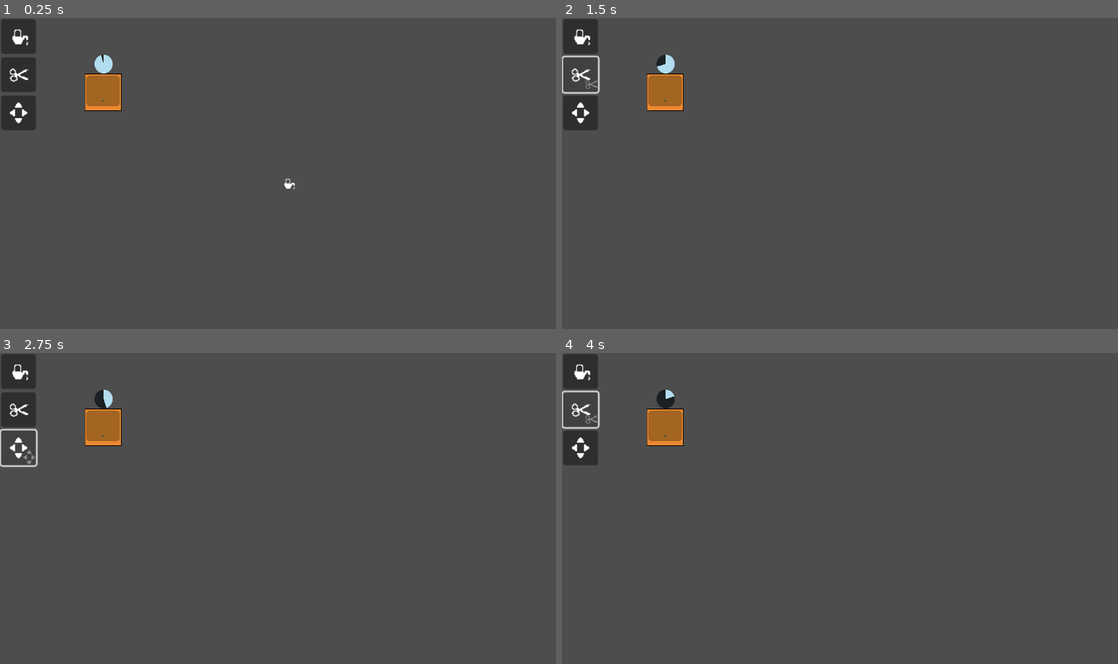
Above: before the commit, frames 1-4 (two rows, left to right).
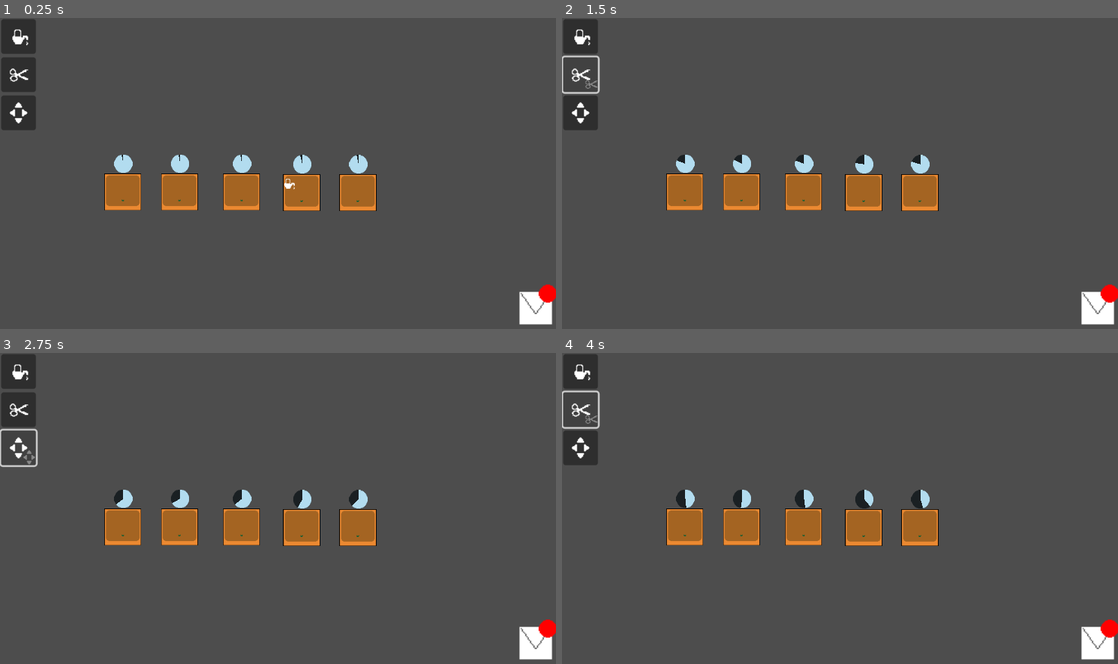
Above: after the commit, the same moments.

Repository: mathew-tran/flower-garden
Game: Godot game, scene res://Scenes/Main.tscn
Two runs of this game, one before a commit and one after it. Both use one fixed random seed, a clock stepped at 60 frames per second and the inputs below.
Inputs (mouse positions are in pixels of both pictures, inside the frame that each line leads up to):
- Up to frame 1 (0.25 s): no input
- Up to frame 2 (1.5 s): click (578, 36) at 0.5 s; click (578, 73) at 1.25 s
- Up to frame 3 (2.75 s): click (16, 449) at 2 s
- Up to frame 4 (4 s): click (578, 371) at 2.75 s; click (578, 408) at 3.5 s

The runs differ from the first frame. In frame 1, 6.4% of the frame differs, in the area x 15-100%, y 11-99%; in frame 2, 6.4%; in frame 3, 6.4%; in frame 4, 6.4%.

Commit message:
add placeholder mail for now. be able to spawn different flowers in planter box

Diff:
--- a/Prefabs/Flowers/Rose.tscn
+++ b/Prefabs/Flowers/Rose.tscn
@@ -48,17 +48,54 @@
 [node name="Stage" type="Node2D" parent="."]
 script = ExtResource("3_idiwr")
 TimeToWait = 5.0
+TimeRange = 4.0
 
 [node name="Stage2" type="Node2D" parent="."]
 script = ExtResource("3_idiwr")
 TimeToWait = 10.0
+TimeRange = 3.0
 ModeToUse = 1
+bIncreaseFrame = true
 
 [node name="Stage3" type="Node2D" parent="."]
 script = ExtResource("3_idiwr")
 TimeToWait = 15.0
+TimeRange = 3.0
+
+[node name="Stage5" type="Node2D" parent="."]
+script = ExtResource("3_idiwr")
+TimeToWait = 0.1
+TimeRange = 0.1
+ModeToUse = 1
+
+[node name="Stage6" type="Node2D" parent="."]
+script = ExtResource("3_idiwr")
+TimeToWait = 0.1
+TimeRange = 0.1
+ModeToUse = 1
+
+[node name="Stage7" type="Node2D" parent="."]
+script = ExtResource("3_idiwr")
+TimeToWait = 0.1
+TimeRange = 0.1
+ModeToUse = 1
+
+[node name="Stage8" type="Node2D" parent="."]
+script = ExtResource("3_idiwr")
+TimeToWait = 0.1
+TimeRange = 0.1
+ModeToUse = 1
+bIncreaseFrame = true
+
+[node name="Stage9" type="Node2D" parent="."]
+script = ExtResource("3_idiwr")
+TimeToWait = 4.0
+TimeRange = 4.0
+bIncreaseFrame = true
 
 [node name="Stage4" type="Node2D" parent="."]
 script = ExtResource("3_idiwr")
 TimeToWait = 20.0
+TimeRange = 10.0
 ModeToUse = 2
+bIncreaseFrame = true
--- a/Prefabs/PlanterBox.tscn
+++ b/Prefabs/PlanterBox.tscn
@@ -1,8 +1,7 @@
-[gd_scene load_steps=10 format=3 uid="uid://baf2w7kcqs61m"]
+[gd_scene load_steps=9 format=3 uid="uid://baf2w7kcqs61m"]
 
 [ext_resource type="Texture2D" uid="uid://dyv3mqbiksoh6" path="res://Art/planter-box.png" id="1_lfvwm"]
 [ext_resource type="Script" path="res://Scripts/PlanterBox.gd" id="2_bw4qh"]
-[ext_resource type="PackedScene" uid="uid://dkp8p50i3prtf" path="res://Prefabs/Flowers/Rose.tscn" id="3_0e4c5"]
 [ext_resource type="Texture2D" uid="uid://se6n0b6e5jw" path="res://Art/UI/Wait.png" id="4_ttdi1"]
 [ext_resource type="PackedScene" uid="uid://bma13yufnmijt" path="res://Prefabs/UI/ActionHint.tscn" id="5_ldncg"]
 
@@ -41,8 +40,6 @@
 [node name="CollisionShape2D" type="CollisionShape2D" parent="Area2D"]
 shape = SubResource("RectangleShape2D_bb57o")
 
-[node name="Flower" parent="." instance=ExtResource("3_0e4c5")]
-
 [node name="TextureProgressBar" type="TextureProgressBar" parent="."]
 offset_left = -15.5
 offset_top = -65.5
--- /dev/null
+++ b/Prefabs/UI/MailBox.tscn
@@ -0,0 +1,16 @@
+[gd_scene load_steps=3 format=3 uid="uid://bmygyswdloteq"]
+
+[ext_resource type="Texture2D" uid="uid://cde5mh8jmxtmx" path="res://Art/UI/MailIcon.png" id="1_df1ms"]
+[ext_resource type="Texture2D" uid="uid://ckta8760etirt" path="res://Art/UI/NotificationBubble.png" id="2_8pw55"]
+
+[node name="MailBox" type="Node2D"]
+
+[node name="Sprite2D" type="Sprite2D" parent="."]
+position = Vector2(1094, 208)
+scale = Vector2(4, 4)
+texture = ExtResource("1_df1ms")
+
+[node name="Sprite2D" type="Sprite2D" parent="Sprite2D"]
+modulate = Color(1, 0, 0, 1)
+position = Vector2(10.5, -12.5)
+texture = ExtResource("2_8pw55")
--- a/Scenes/Main.tscn
+++ b/Scenes/Main.tscn
@@ -1,14 +1,27 @@
-[gd_scene load_steps=5 format=3 uid="uid://c82r4casfug7j"]
+[gd_scene load_steps=6 format=3 uid="uid://c82r4casfug7j"]
 
 [ext_resource type="PackedScene" uid="uid://baf2w7kcqs61m" path="res://Prefabs/PlanterBox.tscn" id="1_30kj7"]
 [ext_resource type="PackedScene" uid="uid://bvcw057rm4u86" path="res://Prefabs/UI/ActionChanger.tscn" id="2_6wpcg"]
 [ext_resource type="Texture2D" uid="uid://b1i403brhb007" path="res://Art/UI/TendIcon.png" id="3_j7sma"]
 [ext_resource type="Script" path="res://Scripts/Mouse.gd" id="4_m2iry"]
+[ext_resource type="PackedScene" uid="uid://bmygyswdloteq" path="res://Prefabs/UI/MailBox.tscn" id="5_8ij33"]
 
 [node name="Node2D" type="Node2D"]
 
 [node name="PlanterBox" parent="." instance=ExtResource("1_30kj7")]
-position = Vector2(356, 257)
+position = Vector2(424, 602)
+
+[node name="PlanterBox2" parent="." instance=ExtResource("1_30kj7")]
+position = Vector2(620, 602)
+
+[node name="PlanterBox3" parent="." instance=ExtResource("1_30kj7")]
+position = Vector2(834, 602)
+
+[node name="PlanterBox4" parent="." instance=ExtResource("1_30kj7")]
+position = Vector2(1042, 604)
+
+[node name="PlanterBox5" parent="." instance=ExtResource("1_30kj7")]
+position = Vector2(1236, 604)
 
 [node name="CanvasLayer" type="CanvasLayer" parent="."]
 
@@ -24,3 +37,6 @@
 centered = false
 offset = Vector2(2, 0)
 script = ExtResource("4_m2iry")
+
+[node name="MailBox" parent="." instance=ExtResource("5_8ij33")]
+position = Vector2(756, 795)
--- a/Scripts/Plant.gd
+++ b/Scripts/Plant.gd
@@ -6,6 +6,8 @@
 signal FinishGrowth
 
 func _ready():
+	if randi() % 2 == 1:
+		scale.x = -1
 	IncrementStage()
 
 func GetCurrentStage():
@@ -16,9 +18,10 @@
 		return
 
 	if GetCurrentStage().CanActivate():
-		var frameCount =  sprite_frames.get_frame_count("grow")
-		if frame < frameCount:
-			frame += 1
+		if GetCurrentStage().ShouldIncreaseFrame():
+			var frameCount =  sprite_frames.get_frame_count("grow")
+			if frame < frameCount:
+				frame += 1
 		IncrementStage()
 	else:
 		print("failed to activate")
--- a/Scripts/PlantStage.gd
+++ b/Scripts/PlantStage.gd
@@ -2,7 +2,9 @@
 
 
 @export var TimeToWait = 2.0
+@export var TimeRange = 1.0
 @export var ModeToUse : InputManager.INPUT_MODE
+@export var bIncreaseFrame = false
 
 var StageTimer
 
@@ -10,7 +12,7 @@
 
 func StartStage():
 	StageTimer = Timer.new()
-	StageTimer.wait_time = TimeToWait
+	StageTimer.wait_time = TimeToWait + randf_range(0, TimeRange)
 	StageTimer.one_shot = true
 	add_child(StageTimer)
 	StageTimer.start()
@@ -22,6 +24,9 @@
 func CleanStage():
 	if is_instance_valid(StageTimer):
 		StageTimer.queue_free()
+
+func ShouldIncreaseFrame():
+	return bIncreaseFrame
 
 func CanActivate():
 	if is_instance_valid(StageTimer):
--- a/Scripts/PlanterBox.gd
+++ b/Scripts/PlanterBox.gd
@@ -5,9 +5,16 @@
 
 var progress = 0.0
 
+var Flower = null
+
+func SetFlower(path):
+	Flower = load(path).instantiate()
+	add_child(Flower)
+	Flower.connect("UpdateGrowth", Callable(self, "OnUpdateGrowth"))
+	Flower.connect("FinishGrowth", Callable(self, "OnFinishGrowth"))
+
 func _ready():
-	$Flower.connect("UpdateGrowth", Callable(self, "OnUpdateGrowth"))
-	$Flower.connect("FinishGrowth", Callable(self, "OnFinishGrowth"))
+	SetFlower("res://Prefabs/Flowers/Rose.tscn")
 
 func OnUpdateGrowth(type):
 	$ActionHint.SetHint(type)
@@ -17,17 +24,20 @@
 
 func _on_area_2d_mouse_entered():
 	InputManager.SetFocusedObject(self)
+	self_modulate = Color.SILVER
 
 
 func _on_area_2d_mouse_exited():
 	InputManager.SetFocusedObject(null)
+	self_modulate = Color.WHITE
 
 func Click():
 	print(name + " has been clicked")
-	GetPlant().AttemptGrow()
+	if is_instance_valid(GetPlant()):
+		GetPlant().AttemptGrow()
 
 func GetPlant():
-	return $Flower
+	return Flower
 
 func _physics_process(delta):
 	progress += delta
Binary file added: Art/UI/MailIcon.png
Not shown, added: Art/UI/MailIcon.png.import
Binary file added: Art/UI/NotificationBubble.png
Not shown, added: Art/UI/NotificationBubble.png.import
